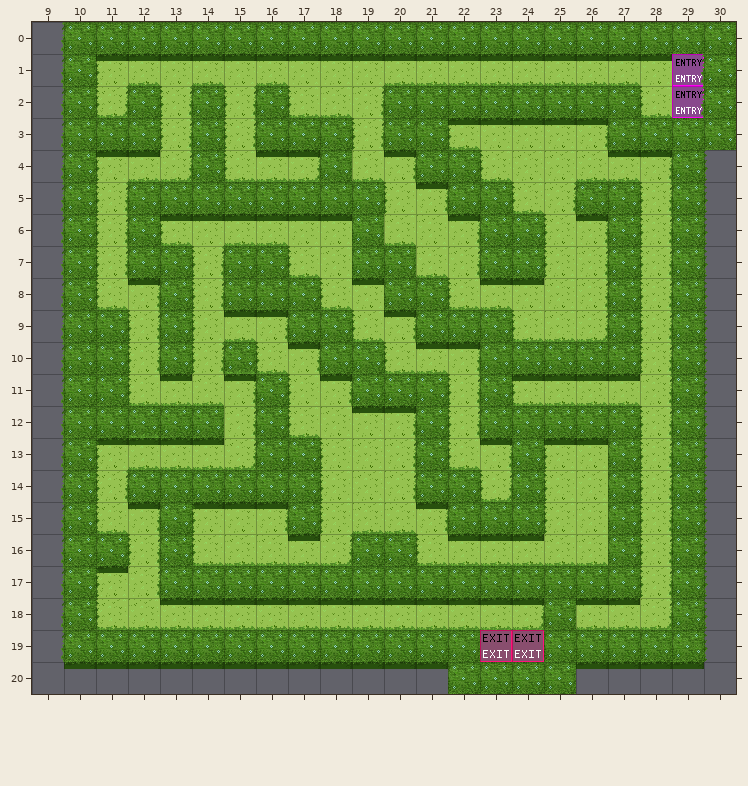
Two versions of a level (Tiled map (JSON), audience_response_wa/labyrinth1.tmj). Above: the version before the commit.
Cells are 32x32 px. Shown: x 9..30, y 0..20.
The same view after the edit:
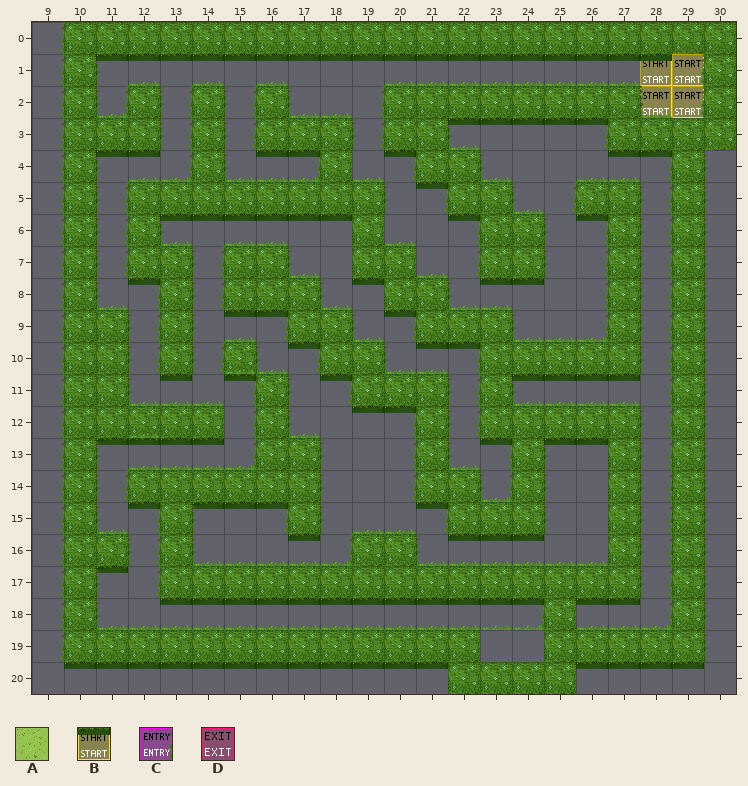
Key: from "WA_Exterior": A 696; from "WA_Special_Zones": B 1, C 4, D 5.
_ is an empty cell.
Tiles replaced or removed in this view: A, C, D.
See-through tiles are keyed as they look on the map.
Difference:
Changed rows in their new state; . is an unchanged cell.
Layer "start":
first column x 28:
 1 BB
 2 BB
Layer "Inofs" (now hidden):
first column x 11:
 2 _...........
 3 ..........._
first column x 14:
11 .........._..
13 ............_
14 ........._...
15 _............
Layer "Türen/Exit" (now hidden):
first column x 28:
 1 _
first column x 23:
19 __
Layer "Türen/Entry" (now hidden):
first column x 29:
 1 _
 2 _
Layer "collisions" (now hidden):
first column x 24:
16 _
Layer "floor/floor1" (now hidden):
first column x 11:
 1 __________________
 2 _._._.___........_
 3 .._._..._.._____..
 4 ___.___.__..______
 5 _........__..__.._
 6 _.______.___..__._
 7 _.._..__..__..__._
 8 __._...__.._____._
 9 ._.___..__...___._
10 ._._.__..___....._
11 .____.__..._._____
12 ...._.____._....._
13 _____..___.__.__._
14 _......___.._.__._
15 __.___.____...__._
16 ._._____..______._
17 __..............._
18 ______________.___
Boxes around the changes in both pictures, in picture pixels (x1, y1, x2, y2):
changed: (96, 54, 704, 662)
